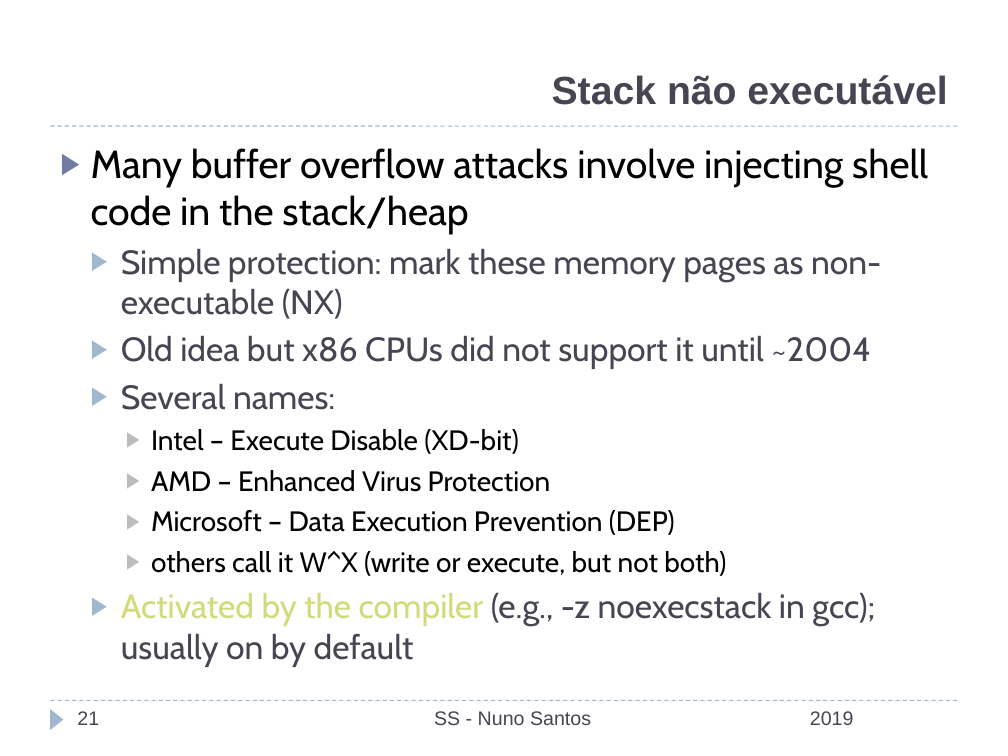
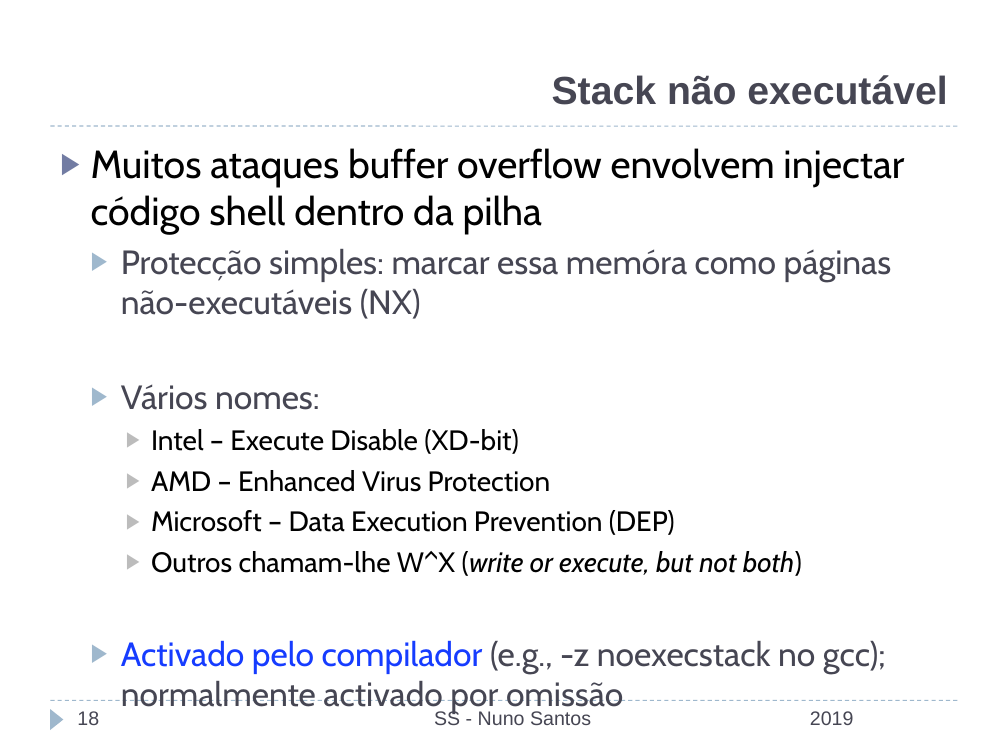
Before and after one commit to nuno-santos/acite2019, a slide deck: slide 18 of teoricas/acite2019-07-estatica_dinamica.pptx (slide 21 before the commit). Drawn at 1008x756 pixels with LibreOffice and Linux fonts; fonts in the diff are those of the drawing; background and template pictures are left out. Boxes give left, top, right and bottom in pixels: in the first picture for what was removed or moved away, otherwise in the second. Text is boxed around its words. In the diff, an @@ line names an element or a change of style, - is before the commit and + after.

```diff
--- a/teoricas/acite2019-07-estatica_dinamica.pptx
+++ b/teoricas/acite2019-07-estatica_dinamica.pptx
@@ text at (x1=91, y1=148, x2=904, y2=410): text changed @@
-▶ Many buffer overflow attacks involve injecting shell code in the stack/heap
-  ▶ Simple protection: mark these memory pages as non-executable (NX)
-  ▶ Old idea but x86 CPUs did not support it until ~2004
-  ▶ Several names:
+▶ Muitos ataques buffer overflow envolvem injectar código shell dentro da pilha
+  ▶ Protecção simples: marcar essa memóra como páginas não-executáveis (NX)
+  ▶ Vários nomes:
@@ text at (x1=121, y1=551, x2=886, y2=674): text changed @@
-    ▶ others call it W^X (write or execute, but not both)
-  ▶ Activated by the compiler (e.g., -z noexecstack in gcc); usually on by default
+    ▶ Outros chamam-lhe W^X (write or execute, but not both)
+  ▶ Activado pelo compilador (e.g., -z noexecstack no gcc); normalmente activado por omissão
@@ page number at (x1=77, y1=711, x2=99, y2=725): text changed @@
-21
+18
```
Also in this commit, not shown: 17 other slides changed, 3 slides removed, 1 other file.
